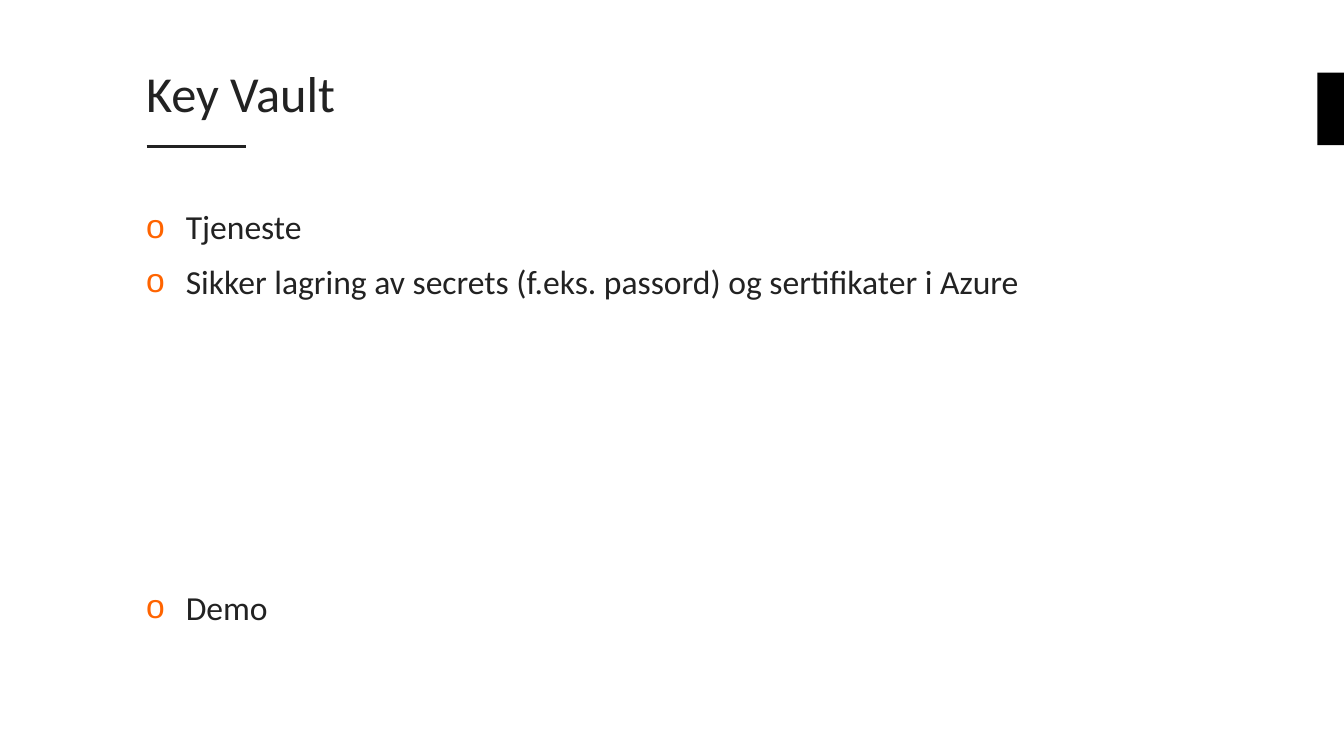
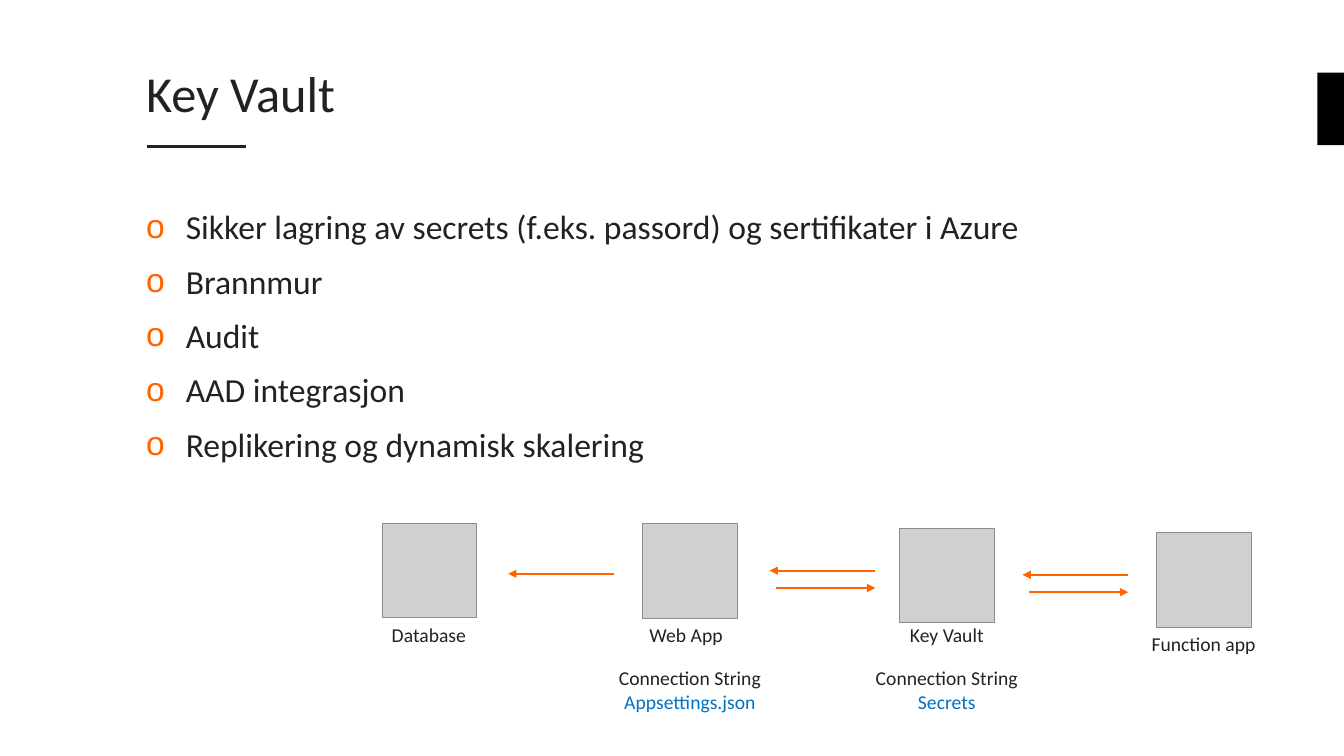
Before and after one commit to bouvet/azure-workshops, a slide deck: slide 33 of Workshop_1/Presentasjon/Azureskolen-Workshop#1.pptx (slide 31 before the commit). Drawn at 1344x756 pixels with LibreOffice and Linux fonts; fonts in the diff are those of the drawing; grey boxes stand for pictures; background and template pictures are left out. Boxes give left, top, right and bottom in pixels: in the first picture for what was removed or moved away, otherwise in the second. Text is boxed around its words. In the diff, an @@ line names an element or a change of style, - is before the commit and + after.

```diff
--- a/Workshop_1/Presentasjon/Azureskolen-Workshop#1.pptx
+++ b/Workshop_1/Presentasjon/Azureskolen-Workshop#1.pptx
@@ text at (186,216,302,245): paragraph removed @@
-o Tjeneste
@@ text at (186,272,644,463): text changed @@
-o Demo
+o Brannmur
+o Audit
+o AAD integrasjon
+o Replikering og dynamisk skalering
@@ picture added at (382,523,477,618) @@
@@ picture added at (643,524,738,619) @@
@@ group added at (1022,532,1255,654): 2 arrows, 1 text, 1 picture @@
+Function app
@@ arrow added from (614, 574) to (508, 574), #FF6400 1.5 pt @@
@@ group added at (770,528,994,645): 2 arrows, 1 picture, 1 text @@
+Key Vault
@@ text added at (392,628,466,642), 14 pt, text #222222 @@
+Database
@@ text added at (649,628,723,645), 14 pt, text #222222 @@
+Web App
@@ text added at (619,671,760,713), 14 pt, text #222222 @@
+Connection String
+Appsettings.json
@@ text added at (876,671,1017,709), 14 pt, text #222222 @@
+Connection String
+Secrets
```
Also in this commit, not shown: 8 other slides changed, 4 slides added, 2 slides removed, 2 other files.
